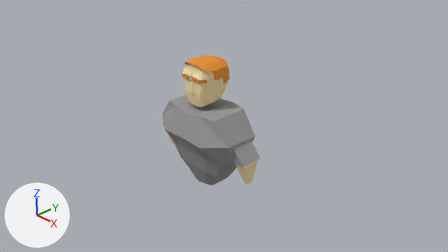
Renders of the Blender file Assets/Models/Fireman.blend from each side of a commit.
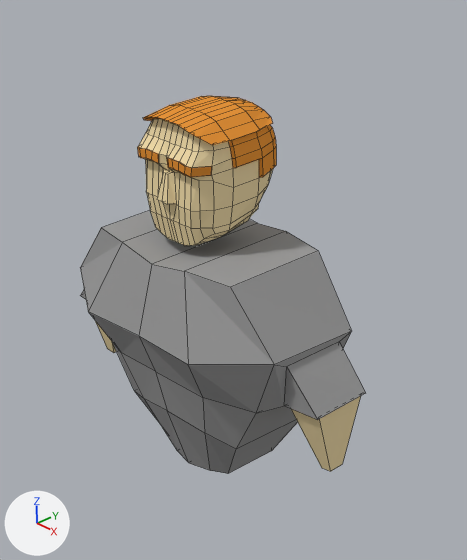
Each version appears first from the file's camera 'Camera', and next in a close-up on the part from 30% to 66% of the width and 9% to 85% of the height. Lighting does not change. The marker at lower left points along +X, +Y and +Z. The close-ups show mesh edges as thin lines.

Script lines for the objects in view, before the commit:
```python
me_cube = bpy.data.meshes.new('Cube')
me_cube.from_pydata(...)  # 44 vertices, 39 faces; spans x 0.0..1.41, y -0.8..0.54, z -0.91..1.0
# faces by material slot: [5, 34]
me_cube.materials.append(mat_skin)  # beige #f1dcaa
me_cube.materials.append(mat_shirt)  # grey #9c9c9c
me_cube_001 = bpy.data.meshes.new('Cube.001')
me_cube_001.from_pydata(...)  # 235 vertices, 232 faces; spans x 0.0..0.429, y -0.494..0.392, z 0.579..2.02
# faces by material slot: [118, 114]
me_cube_001.materials.append(mat_skin)  # beige #f1dcaa
me_cube_001.materials.append(mat_hair)  # orange #e7943a
ob_body = bpy.data.objects.new('Body', me_cube)
ob_body.location = (0.0, 0.0, 0.0)
_m = ob_body.modifiers.new('Mirror', 'MIRROR')
_m.use_clip = True
ob_head = bpy.data.objects.new('Head', me_cube_001)
ob_head.location = (0.0, 0.0, 0.0)
_m = ob_head.modifiers.new('Mirror', 'MIRROR')
_m.use_clip = True
```
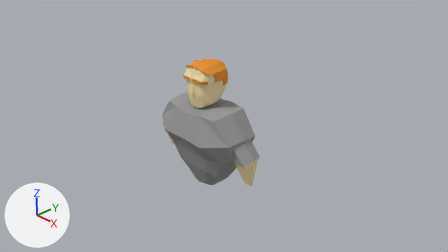
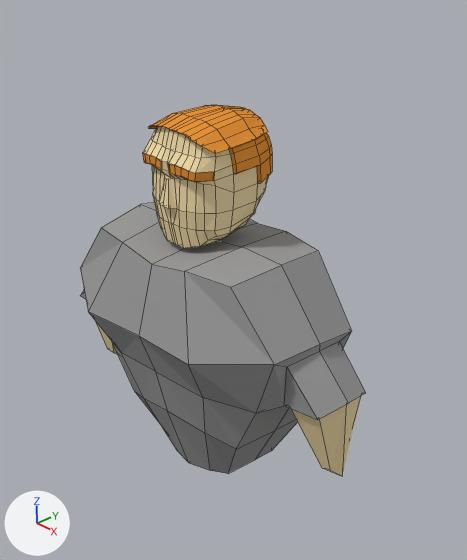
Changed parts and their boxes [x1, y1, x2, y2] in the close-ups (467 x 560 px):
'Body', reshaped
    before: [80, 210, 366, 474]
    after: [80, 202, 366, 476]
'Head', reshaped (7% narrower)
    before: [137, 96, 276, 246]
    after: [143, 105, 272, 248]
part 2 of me_cube, built on
    before: [101, 210, 366, 473]
    after: [101, 202, 366, 476]

What changed in the scene script:
```text
Change me_cube_001:
    used by ob_head; location = (0.0, 0.0, 0.0)
    remove me_cube_001.from_pydata(...)  # 235 vertices, 232 faces; spans x 0.0..0.429, y -0.494..0.392, z 0.579..2.02
    add me_cube_001.from_pydata(...)  # 235 vertices, 232 faces; spans x 0.0..0.421, y -0.482..0.355, z 0.576..1.955
    me_cube_001 part 1: 234 of 235 vertices moved; they spanned x 0.0..0.429, y -0.494..0.392, z 1.044..2.02 and now span x 0.0..0.421, y -0.482..0.355, z 1.022..1.955; mean shift (-0.007, -0.002, -0.048); largest move (0.297, -0.397, 1.939) -> (0.289, -0.357, 1.862)
Change me_cube:
    used by ob_body; location = (0.0, 0.0, 0.0)
    remove me_cube.from_pydata(...)  # 44 vertices, 39 faces; spans x 0.0..1.41, y -0.8..0.54, z -0.91..1.0
    add me_cube.from_pydata(...)  # 60 vertices, 54 faces; spans x 0.0..1.46, y -0.8..0.54, z -0.91..1.04
    me_cube part 2
    15 faces are deleted
    16 vertices are added at x 0.0..1.46, y -0.09..0.06, z -0.87..1.04
    24 new faces join them, mat_shirt (grey #9c9c9c)
    6 new faces join them, mat_skin (beige #f1dcaa)
```
